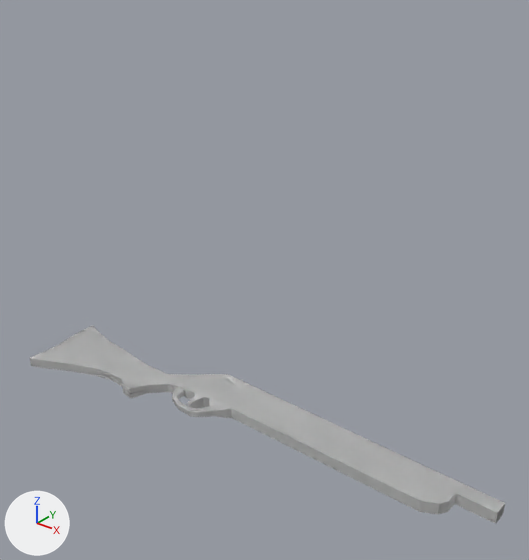
Renders of the Blender file models/shotgun.blend from each side of a commit.
The view is the same before and after, from a 50 mm lens placed at (1.129, -1.337, 1.268), pointed at (0.113, -0.067, 0.48). Lighting does not change. The marker at lower left points along +X, +Y and +Z.
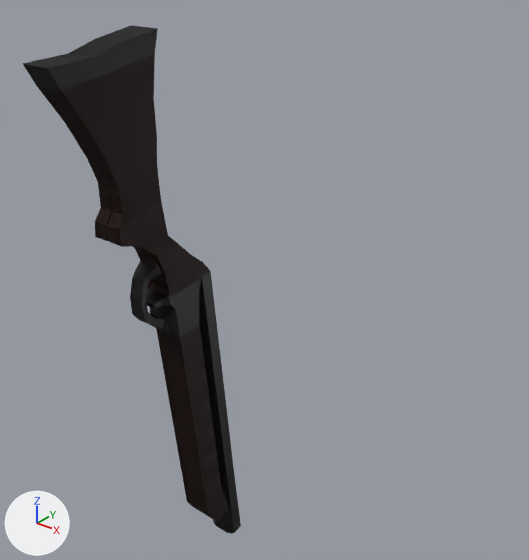
The change, as JSON lines over the scene's bpy script:
```json
{"block": "mat_material", "change": "nodes: BsdfPrincipled, OutputMaterial"}
{"block": "mat_material", "change": "nodes: BsdfPrincipled, Mix, OutputMaterial, ValToRGB"}
{"block": "mat_material", "change": "colours: black #2b130d, black #0e0805, white #ffffff"}
{"op": "add", "block": "mat_material_001", "code": ["mat_material_001 = principled_material('Material.001')", "mat_material_001.base_color = (0.0122, 0.0122, 0.0122)  # black #1d1d1d"]}
{"block": "me_cube", "where": "# used by ob_cube; location = (0.18, 0.018, 0.0); rotation_euler = (-1.571, 0.0, 0.0), in degrees (-90, 0, 0); scale = (0.328, 0.0171, 0.0568)"}
{"op": "remove", "block": "me_cube", "code": "me_cube.from_pydata(...)  # 208 vertices, 165 faces, 1 loose edge; spans x -2.77..1.69, y -1.05..0.0, z -4.46..1.42"}
{"op": "add", "block": "me_cube", "code": "me_cube.from_pydata(...)  # 292 vertices, 243 faces; spans x -2.77..1.69, y -1.05..0.0, z -4.46..1.42"}
{"block": "me_cube", "change": "me_cube part 1"}
{"block": "me_cube", "change": "5 vertices are removed from x 1.0..1.69, y -1.0..0.0, z 0.37..1.13"}
{"block": "me_cube", "change": "71 faces are deleted"}
{"block": "me_cube", "change": "1 loose edge is deleted"}
{"block": "me_cube", "change": "3 vertices move from x -1.01..-0.65, y -1.0..0.0, z 0.42..1.21 to x -1.01..-0.65, y -1.02..0.0, z 0.5..1.39"}
{"block": "me_cube", "change": "61 vertices are added at x -2.73..1.69, y -1.0..0.0, z -4.46..1.3"}
{"block": "me_cube", "change": "8 new vertices lie (0.0, -0.5, 0.0) away from vertices in x -1.03..1.69, y 0.0, z -1.26..1.23"}
{"block": "me_cube", "change": "7 new vertices lie (0.0, -0.46, 0.0) away from vertices in x -2.77..-1.15, y -0.12..0.0, z -3.06..0.3"}
{"block": "me_cube", "change": "6 new vertices lie (0.0, 0.43, 0.0) away from vertices in x -2.38..-0.68, y -0.87..-0.85, z -2.16..-0.28"}
{"block": "me_cube", "change": "7 new vertices lie (0.06, 0.0, 0.0) away from vertices in x 1.63, y -0.9..0.0, z 0.46..1.2"}
{"block": "me_cube", "change": "85 new faces join them, mat_material_001 (black #1d1d1d)"}
{"block": "me_cube", "change": "64 new faces join them, mat_material"}
{"block": "me_cube", "change": "me_cube part 2: 32 faces spanning x -2.77..1.0, y -1.02..0.0, z -4.46..1.42 switch from mat_material (white #e7e7e7) to mat_material_001 (black #1d1d1d)"}
{"op": "set", "path": "ob_cube.location", "old": "(0.18, 0.018, 0.0)", "new": "(-0.008, -0.206, 0.182)"}
{"op": "set", "path": "ob_cube.rotation_euler", "old": "(-1.571, 0.0, 0.0)", "new": "(0.0, 1.459, 1.571)", "note": "degrees (-90, 0, 0) -> degrees (0, 84, 90)"}
{"op": "set", "path": "ob_cube.scale", "old": "(0.328, 0.0171, 0.0568)", "new": "(0.328, 0.041, 0.0568)"}
```

What differs and where, as boxes (x1, y1, x2, y2) in the pictures (529 x 560 px):
```json
{"object": "Cube", "change": "recoloured, reshaped, moved, turned, rescaled", "before": [30, 325, 505, 524], "after": [23, 25, 241, 534]}
{"part": 1, "of": "me_cube", "change": "built on", "before": [30, 358, 505, 524], "after": [23, 25, 241, 534]}
{"part": 2, "of": "me_cube", "change": "recoloured", "before": [30, 326, 420, 470], "after": [48, 28, 234, 478]}
```
